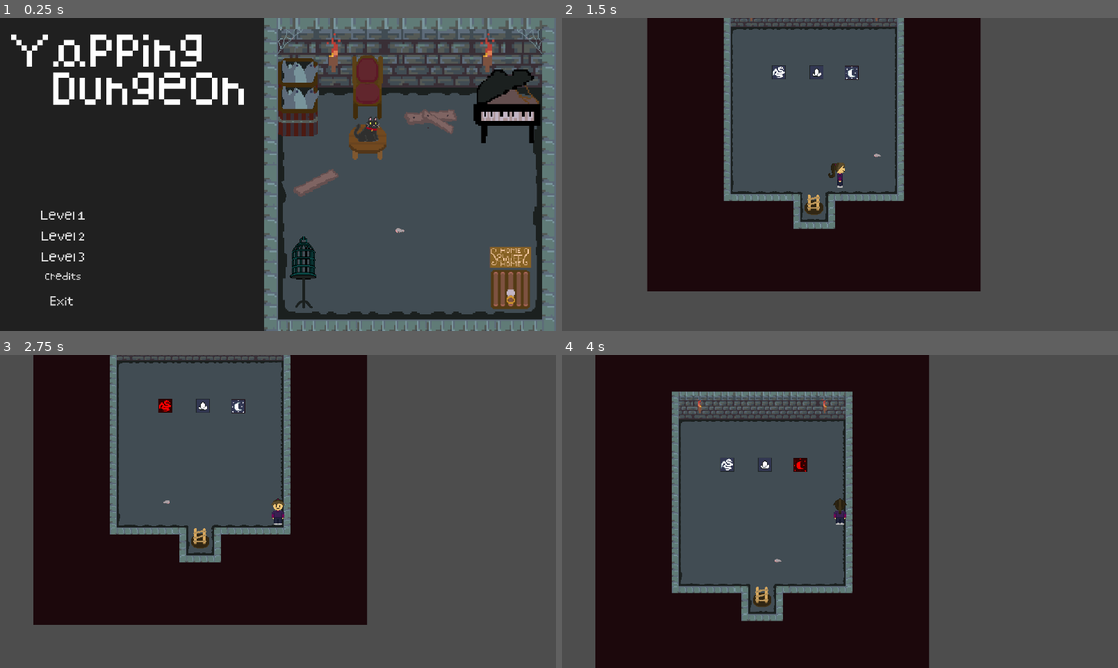
Above: before the commit, frames 1-4 (two rows, left to right).
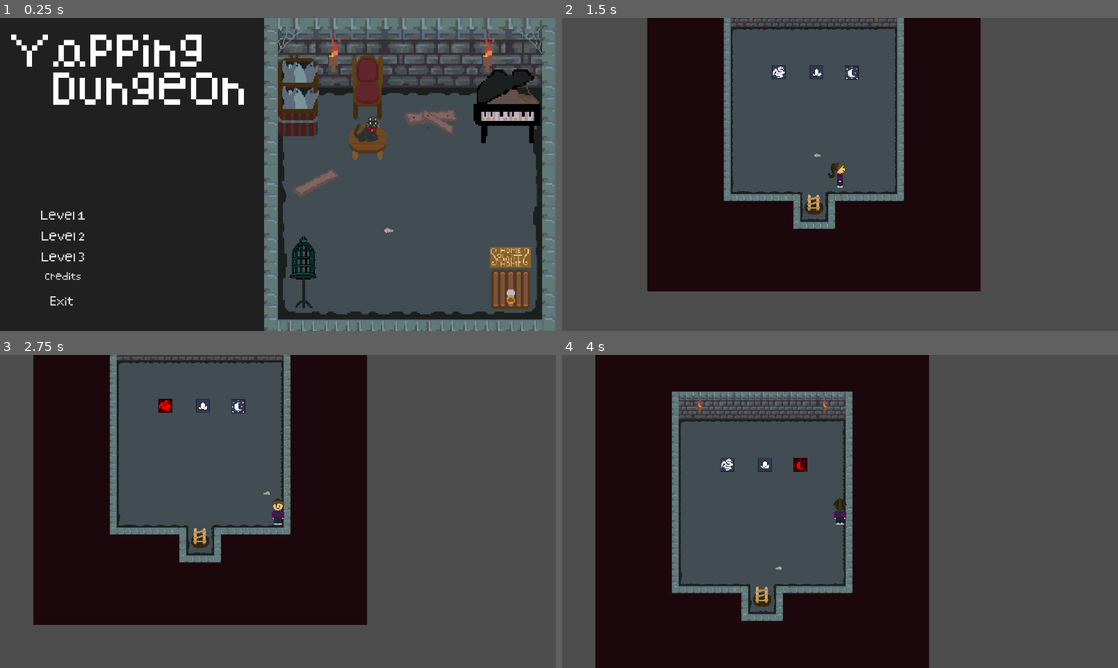
Above: after the commit, the same moments.

Repository: dennis1248/global-game-jam-groningen-2024
Game: Godot game, scene res://menu/main.tscn
Two runs of this game, one before a commit and one after it. Both use one fixed random seed, a clock stepped at 60 frames per second and the inputs below. Sound files missing from this copy of the repository are replaced by a short silence.
Inputs:
- Up to frame 1 (0.25 s): no input
- Up to frame 2 (1.5 s): click "Level 1" at 0.5 s; tap Enter at 1.25 s; hold D (right) from 1.28 s (still down)
- Up to frame 3 (2.75 s): release D (right) at 2.03 s; hold S (down) from 2.03 s (still down)
- Up to frame 4 (4 s): tap Space at 2.75 s; release S (down) at 2.78 s; hold D (right) 2.78-3.53 s; tap Enter at 3.5 s; hold W (up) from 3.53 s (still down)

The runs differ from the first frame. In frame 1, less than 0.1% of the frame differs, in the area x 69-73%, y 67-69%; in frame 2, less than 0.1%; in frame 3, less than 0.1%; in frame 4, less than 0.1%.

Commit message:
Added dogwalk

Diff:
--- a/mobs/follower.gd
+++ b/mobs/follower.gd
@@ -4,18 +4,16 @@
 const JUMP_VELOCITY = -400.0
 
 @onready var player = $"../Player"
+var positions = []
 
 # Get the gravity from the project settings to be synced with RigidBody nodes.
 var gravity = ProjectSettings.get_setting("physics/2d/default_gravity")
 
 
 func _physics_process(delta):
-	var xDeviation = self.position.x - player.position.x
-	var yDeviation = self.position.x - player.position.y
 
 	if self.position.distance_to(player.position) < 75:
 		return
-
 
 	var x = player.position.x
 	var y = player.position.y
@@ -28,3 +26,20 @@
 func _on_timer_timeout():
 	%Timer.wait_time = randi() % 15 + 5
 	$AudioStreamPlayer.play()
+
+
+func _on_position_timeout():
+	%Position.start()
+
+	positions.append(player.position.x)
+
+	print(positions)
+
+	if len(positions) > 1:
+		if positions[0] > positions[1] or positions[0] < positions[1]:
+			$AnimationPlayer.play("dog_walk")
+			print("dog walk")
+		else:
+			$AnimationPlayer.play("idle_dog")
+			print("idle dog")
+		positions.pop_at(0)
--- a/mobs/follower.tscn
+++ b/mobs/follower.tscn
@@ -1,8 +1,45 @@
-[gd_scene load_steps=5 format=3 uid="uid://b34hprofhpj7r"]
+[gd_scene load_steps=8 format=3 uid="uid://b34hprofhpj7r"]
 
 [ext_resource type="Script" path="res://mobs/follower.gd" id="1_nan75"]
-[ext_resource type="Texture2D" uid="uid://cuqwlpfcwdgqj" path="res://art/cats/ProfilepictureCat_tyler.png" id="2_xgmqq"]
+[ext_resource type="Texture2D" uid="uid://cvrqkwr21q6l6" path="res://art/mobs/DogWalk.png" id="2_2e1fp"]
 [ext_resource type="AudioStream" uid="uid://dc32qbqwbqat" path="res://audio/woef.ogg" id="3_ip63g"]
+
+[sub_resource type="Animation" id="Animation_hmubq"]
+resource_name = "dog_walk"
+loop_mode = 1
+tracks/0/type = "value"
+tracks/0/imported = false
+tracks/0/enabled = true
+tracks/0/path = NodePath(".:frame")
+tracks/0/interp = 1
+tracks/0/loop_wrap = true
+tracks/0/keys = {
+"times": PackedFloat32Array(0, 0.5),
+"transitions": PackedFloat32Array(1, 1),
+"update": 1,
+"values": [1, 0]
+}
+
+[sub_resource type="Animation" id="Animation_ekdr5"]
+resource_name = "idle_dog"
+tracks/0/type = "value"
+tracks/0/imported = false
+tracks/0/enabled = true
+tracks/0/path = NodePath(".:frame")
+tracks/0/interp = 1
+tracks/0/loop_wrap = true
+tracks/0/keys = {
+"times": PackedFloat32Array(0),
+"transitions": PackedFloat32Array(1),
+"update": 1,
+"values": [1]
+}
+
+[sub_resource type="AnimationLibrary" id="AnimationLibrary_dyvxt"]
+_data = {
+"dog_walk": SubResource("Animation_hmubq"),
+"idle_dog": SubResource("Animation_ekdr5")
+}
 
 [sub_resource type="CircleShape2D" id="CircleShape2D_2ixtd"]
 radius = 21.587
@@ -12,9 +49,17 @@
 floor_block_on_wall = false
 script = ExtResource("1_nan75")
 
+[node name="AnimationPlayer" type="AnimationPlayer" parent="."]
+root_node = NodePath("../Sprite2D")
+libraries = {
+"": SubResource("AnimationLibrary_dyvxt")
+}
+
 [node name="Sprite2D" type="Sprite2D" parent="."]
 unique_name_in_owner = true
-texture = ExtResource("2_xgmqq")
+texture = ExtResource("2_2e1fp")
+hframes = 2
+frame = 1
 
 [node name="CollisionShape2D" type="CollisionShape2D" parent="."]
 shape = SubResource("CircleShape2D_2ixtd")
@@ -29,4 +74,10 @@
 stream = ExtResource("3_ip63g")
 volume_db = -5.0
 
+[node name="Position" type="Timer" parent="."]
+unique_name_in_owner = true
+wait_time = 0.5
+autostart = true
+
 [connection signal="timeout" from="Timer" to="." method="_on_timer_timeout"]
+[connection signal="timeout" from="Position" to="." method="_on_position_timeout"]
--- a/mobs/mouse.gd
+++ b/mobs/mouse.gd
@@ -8,16 +8,16 @@
 func _physics_process(_delta):
 	if not has_bounced:
 		if my_random_number == 0:
-			velocity.x = 300
+			velocity.x = 150
 			velocity.y = 0
 		elif my_random_number == 1:
-			velocity.x = -300
+			velocity.x = -150
 			velocity.y = 0
 		elif my_random_number == 2:
-			velocity.y = 300
+			velocity.y = 150
 			velocity.x = 0
 		else:
-			velocity.y = -300
+			velocity.y = -150
 			velocity.x = 0
 
 	if velocity.x > 0:
Binary file added: art/mobs/DogWalk.png
Not shown, added: art/mobs/DogWalk.png.import
